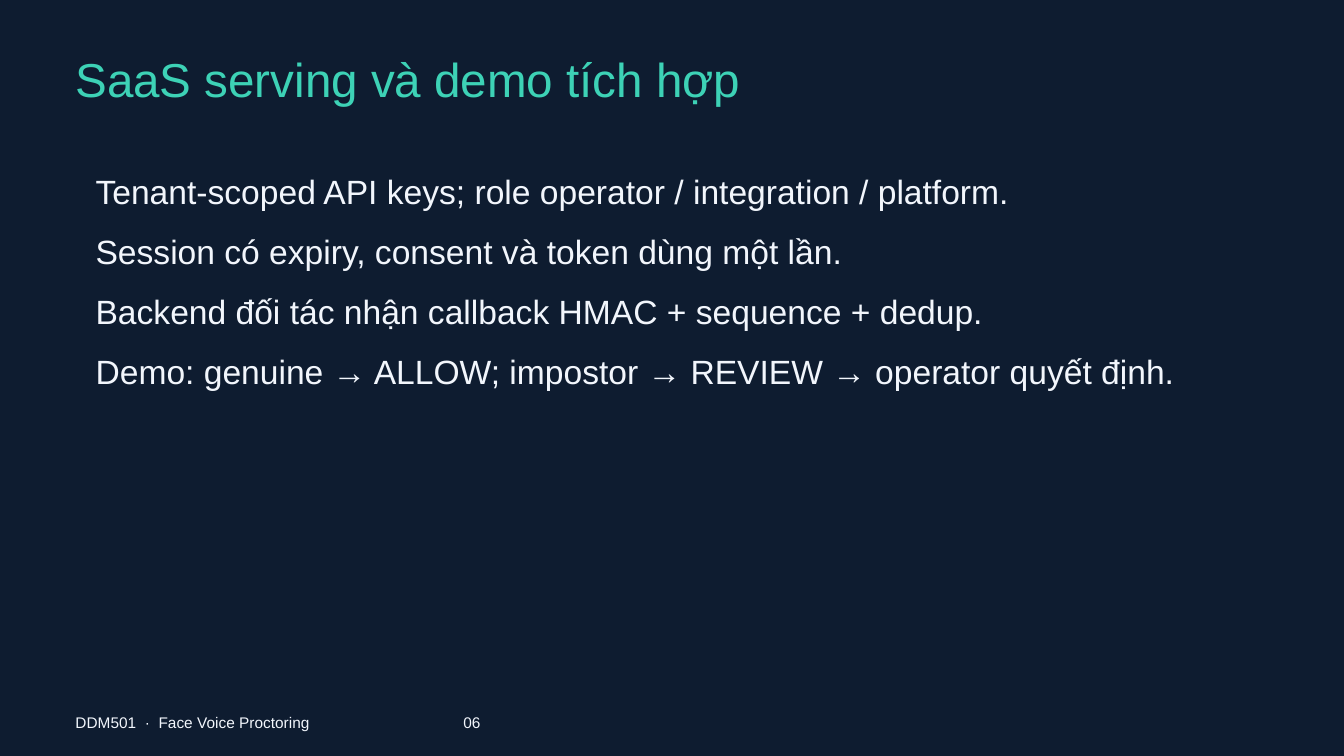
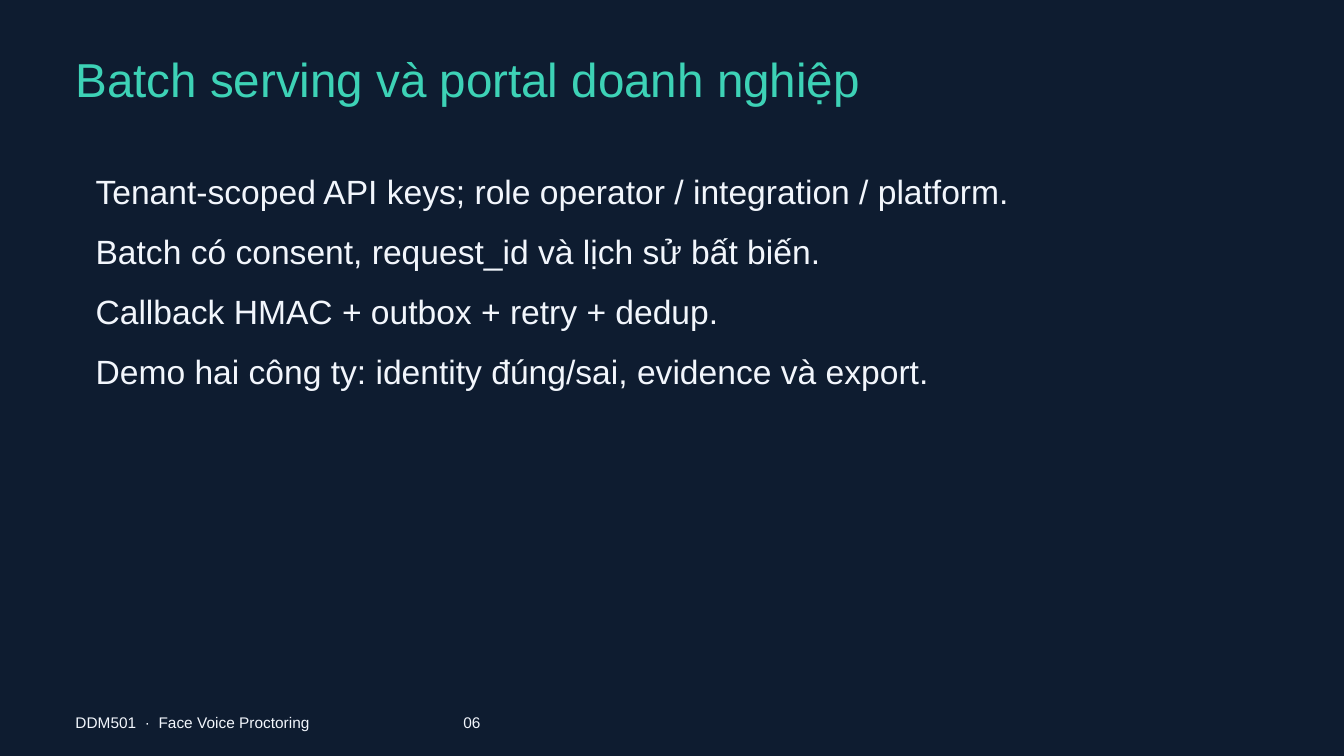
Before and after one commit to FSB-MSA36HN/DDM501-face-voice-proctoring, a slide deck: slide 6 of docs/DDM501_Face_Voice_Proctoring.pptx. Drawn at 1344x756 pixels with LibreOffice and Linux fonts; fonts in the diff are those of the drawing. Boxes give left, top, right and bottom in pixels: in the first picture for what was removed or moved away, otherwise in the second. Text is boxed around its words. In the diff, an @@ line names an element or a change of style, - is before the commit and + after.

Commit message:
Preserve Vietnamese documentation and update customer batch demo presentation

```diff
--- a/docs/DDM501_Face_Voice_Proctoring.pptx
+++ b/docs/DDM501_Face_Voice_Proctoring.pptx
@@ text at <box>75,62,860,107</box>: text changed @@
-SaaS serving và demo tích hợp
+Batch serving và portal doanh nghiệp
@@ text at <box>96,238,929,391</box>: text changed @@
-Session có expiry, consent và token dùng một lần.
-Backend đối tác nhận callback HMAC + sequence + dedup.
-Demo: genuine → ALLOW; impostor → REVIEW → operator quyết định.
+Batch có consent, request_id và lịch sử bất biến.
+Callback HMAC + outbox + retry + dedup.
+Demo hai công ty: identity đúng/sai, evidence và export.
```
Also in this commit, not shown: 4 other slides changed, 5 other files.
